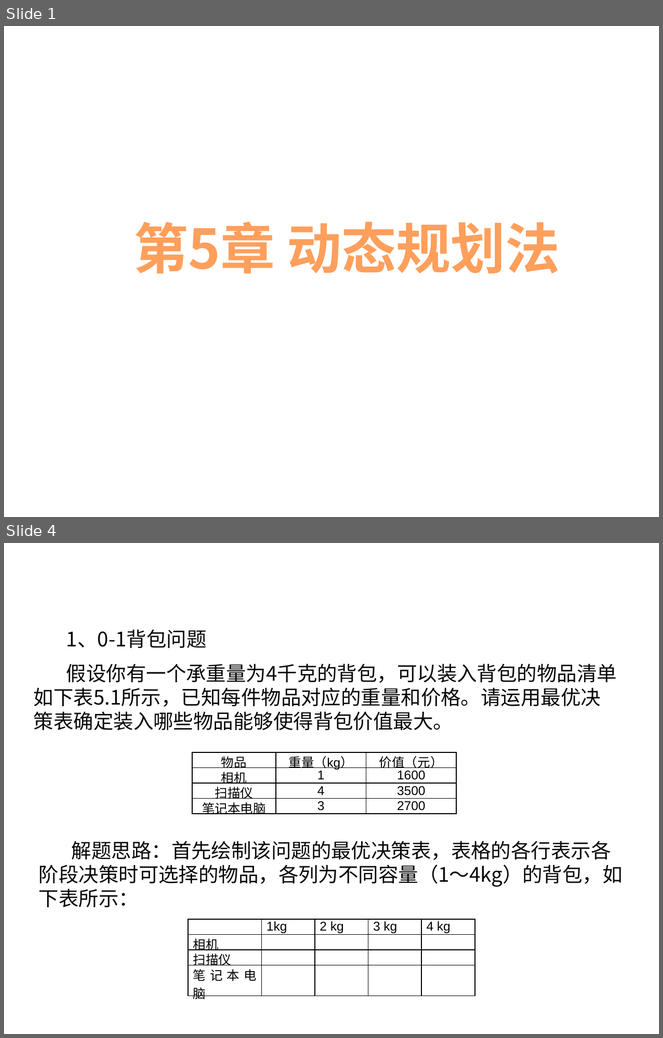
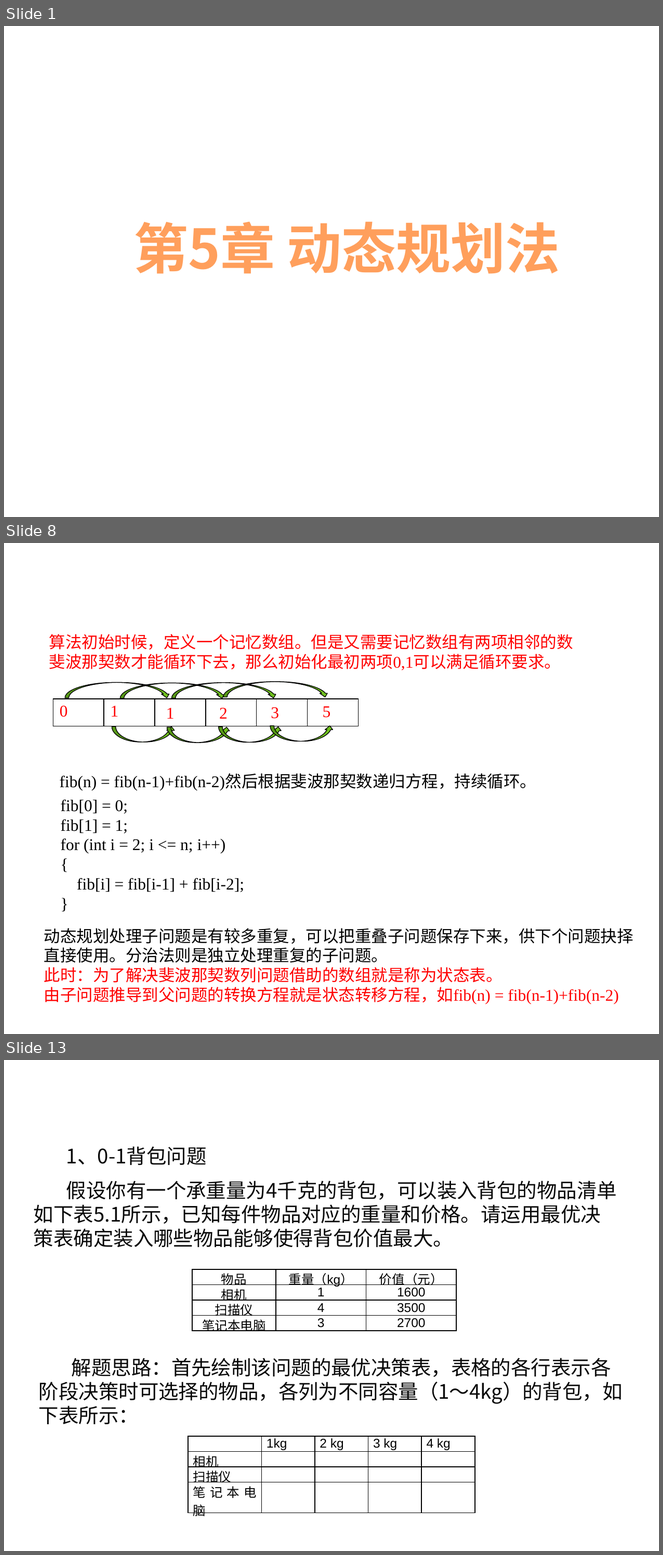
Before and after one commit to liutongling/DP, a slide deck: file/第5章 动态规划法.pptx. Shown one above the other, each under a label of ours: slides 1 and 4 before the commit, slides 1, 8 and 13 after it; the slides between them are not shown. The pictures are 663x1038 and 663x1555 pixels, drawn with LibreOffice and Linux fonts; fonts in the diff are those of the drawing; background and template pictures are left out. Boxes give left, top, right and bottom in pixels: in the first picture for what was removed or moved away, otherwise in the second. Text is boxed around its words. In the diff, an @@ line names an element or a change of style, - is before the commit and + after.

Commit message:
第五章内容动态规划

```diff
--- a/file/第5章 动态规划法.pptx
+++ b/file/第5章 动态规划法.pptx
@@ slide 8 added at (x1=4, y1=543, x2=659, y2=1034), background #FFFFFF @@
@@ text added at (x1=49, y1=634, x2=573, y2=670), 18 pt, text #FF0000 @@
+算法初始时候，定义一个记忆数组。但是又需要记忆数组有两项相邻的数斐波那契数才能循环下去，那么初始化最初两项0,1可以满足循环要求。
@@ curved down arrow added at (x1=65, y1=682, x2=171, y2=698), fill #6FC01E, outline #000000 0.75 pt @@
@@ curved down arrow added at (x1=172, y1=682, x2=278, y2=698), fill #6FC01E, outline #000000 0.75 pt @@
@@ curved down arrow added at (x1=223, y1=682, x2=330, y2=697), fill #6FC01E, outline #000000 0.75 pt @@
@@ curved down arrow added at (x1=120, y1=683, x2=226, y2=699), fill #6FC01E, outline #000000 0.75 pt @@
@@ table added at (x1=53, y1=699, x2=360, y2=727), 1 rows, 6 columns @@
+0 | 1 |  |  |  | 
@@ text added at (x1=166, y1=708, x2=175, y2=719), 18 pt, text #FF0000 @@
+1
@@ text added at (x1=219, y1=708, x2=228, y2=719), 18 pt, text #FF0000 @@
+2
@@ text added at (x1=271, y1=707, x2=279, y2=719), 18 pt, text #FF0000 @@
+3
@@ text added at (x1=323, y1=706, x2=331, y2=718), 18 pt, text #FF0000 @@
+5
@@ curved down arrow added at (x1=112, y1=727, x2=176, y2=742), fill #6FC01E, outline #000000 0.75 pt @@
@@ curved down arrow added at (x1=167, y1=727, x2=231, y2=743), fill #6FC01E, outline #000000 0.75 pt @@
@@ curved down arrow added at (x1=219, y1=727, x2=283, y2=743), fill #6FC01E, outline #000000 0.75 pt @@
@@ curved down arrow added at (x1=270, y1=726, x2=334, y2=742), fill #6FC01E, outline #000000 0.75 pt @@
@@ text added at (x1=60, y1=774, x2=536, y2=791), 18 pt, text #000000 @@
+fib(n) = fib(n-1)+fib(n-2)然后根据斐波那契数递归方程，持续循环。
@@ text added at (x1=61, y1=800, x2=245, y2=892), 18 pt, text #000000 @@
+fib[0] = 0;
+fib[1] = 1;
+for (int i = 2; i <= n; i++)
+{
+fib[i] = fib[i-1] + fib[i-2];
+}
@@ text added at (x1=44, y1=928, x2=634, y2=1005), 18 pt, text #FF0000 @@
+动态规划处理子问题是有较多重复，可以把重叠子问题保存下来，供下个问题抉择直接使用。分治法则是独立处理重复的子问题。
+此时：为了解决斐波那契数列问题借助的数组就是称为状态表。
+由子问题推导到父问题的转换方程就是状态转移方程，如fib(n) = fib(n-1)+fib(n-2)
@@ what was slide 4 is now slide 13 @@
```
Also in this commit, not shown: 2 slides changed, 8 other slides added, 3 other files.
